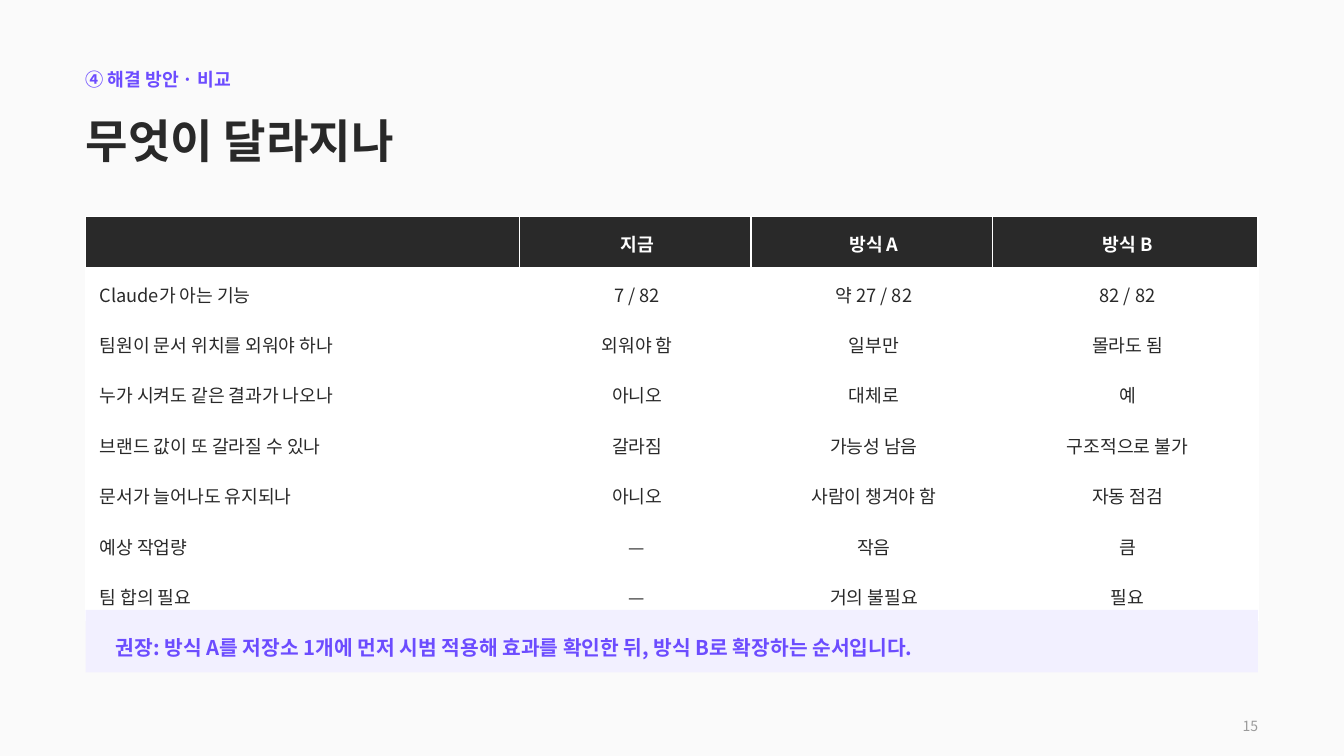
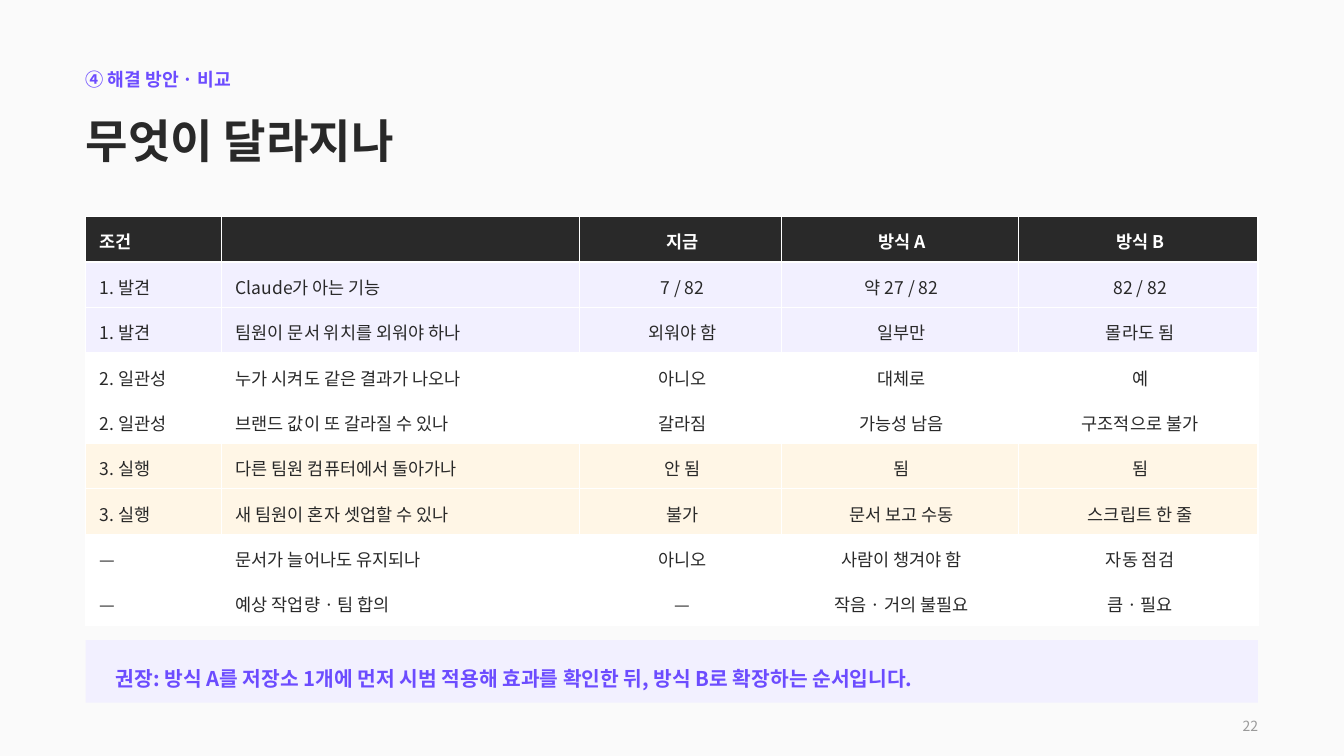
Before and after one commit to CdBd-in/design, a slide deck: slide 24 of CdBd 문서 체계 진단 및 개편 제안.pptx (slide 17 before the commit). Drawn at 1344x756 pixels with LibreOffice and Linux fonts; fonts in the diff are those of the drawing. Boxes give left, top, right and bottom in pixels: in the first picture for what was removed or moved away, otherwise in the second. Text is boxed around its words. In the diff, an @@ line names an element or a change of style, - is before the commit and + after.

```diff
--- a/CdBd 문서 체계 진단 및 개편 제안.pptx
+++ b/CdBd 문서 체계 진단 및 개편 제안.pptx
@@ table at [86, 217, 1258, 625] @@
- | 지금 | 방식 A | 방식 B
-Claude가 아는 기능 | 7 / 82 | 약 27 / 82 | 82 / 82
-팀원이 문서 위치를 외워야 하나 | 외워야 함 | 일부만 | 몰라도 됨
-누가 시켜도 같은 결과가 나오나 | 아니오 | 대체로 | 예
-브랜드 값이 또 갈라질 수 있나 | 갈라짐 | 가능성 남음 | 구조적으로 불가
-문서가 늘어나도 유지되나 | 아니오 | 사람이 챙겨야 함 | 자동 점검
-예상 작업량 | — | 작음 | 큼
-팀 합의 필요 | — | 거의 불필요 | 필요
+조건 |  | 지금 | 방식 A | 방식 B
+1. 발견 | Claude가 아는 기능 | 7 / 82 | 약 27 / 82 | 82 / 82
+1. 발견 | 팀원이 문서 위치를 외워야 하나 | 외워야 함 | 일부만 | 몰라도 됨
+2. 일관성 | 누가 시켜도 같은 결과가 나오나 | 아니오 | 대체로 | 예
+2. 일관성 | 브랜드 값이 또 갈라질 수 있나 | 갈라짐 | 가능성 남음 | 구조적으로 불가
+3. 실행 | 다른 팀원 컴퓨터에서 돌아가나 | 안 됨 | 됨 | 됨
+3. 실행 | 새 팀원이 혼자 셋업할 수 있나 | 불가 | 문서 보고 수동 | 스크립트 한 줄
+— | 문서가 늘어나도 유지되나 | 아니오 | 사람이 챙겨야 함 | 자동 점검
+— | 예상 작업량 · 팀 합의 | — | 작음 · 거의 불필요 | 큼 · 필요
@@ rectangle: place and size @@
-rectangle at [86, 610, 1258, 673]
+rectangle at [86, 640, 1258, 703]
@@ text "권장: 방식 A를 저장소 1개에 ...": place and size @@
-text "권장: 방식 A를 저장소 1개에 ..." at [116, 638, 912, 659]
+text "권장: 방식 A를 저장소 1개에 ..." at [116, 669, 912, 690]
@@ text at [1243, 721, 1259, 731]: text changed @@
-15
+22
```
Also in this commit, not shown: 16 other slides changed, 7 slides added, 1 other file.
